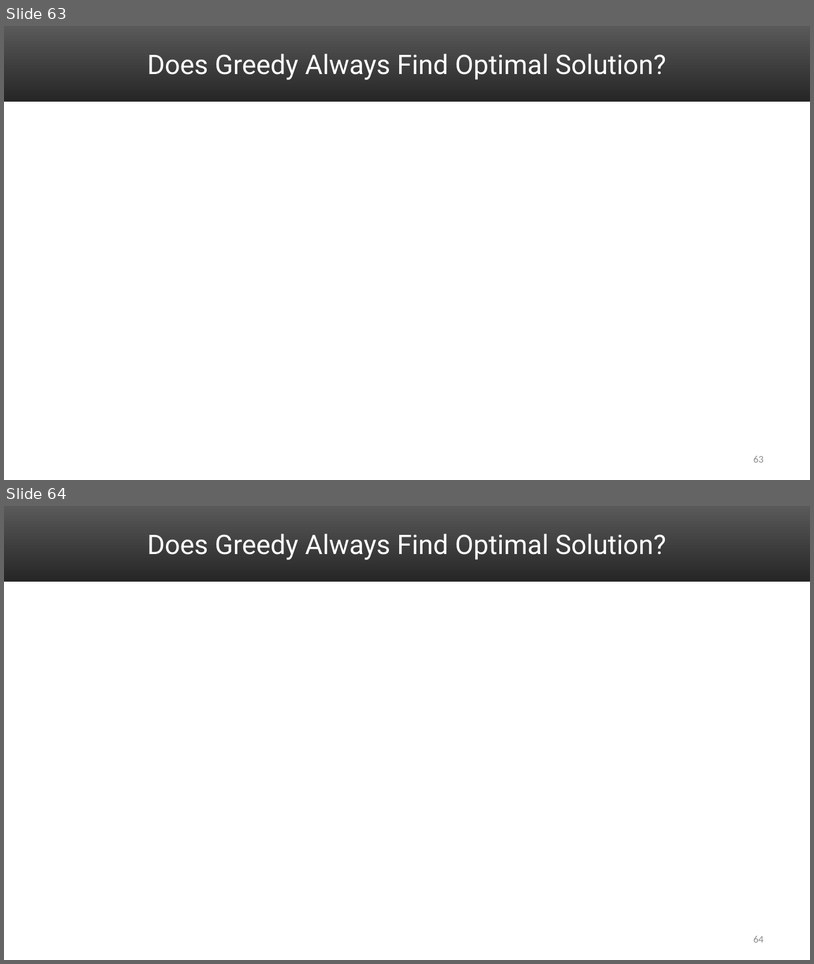
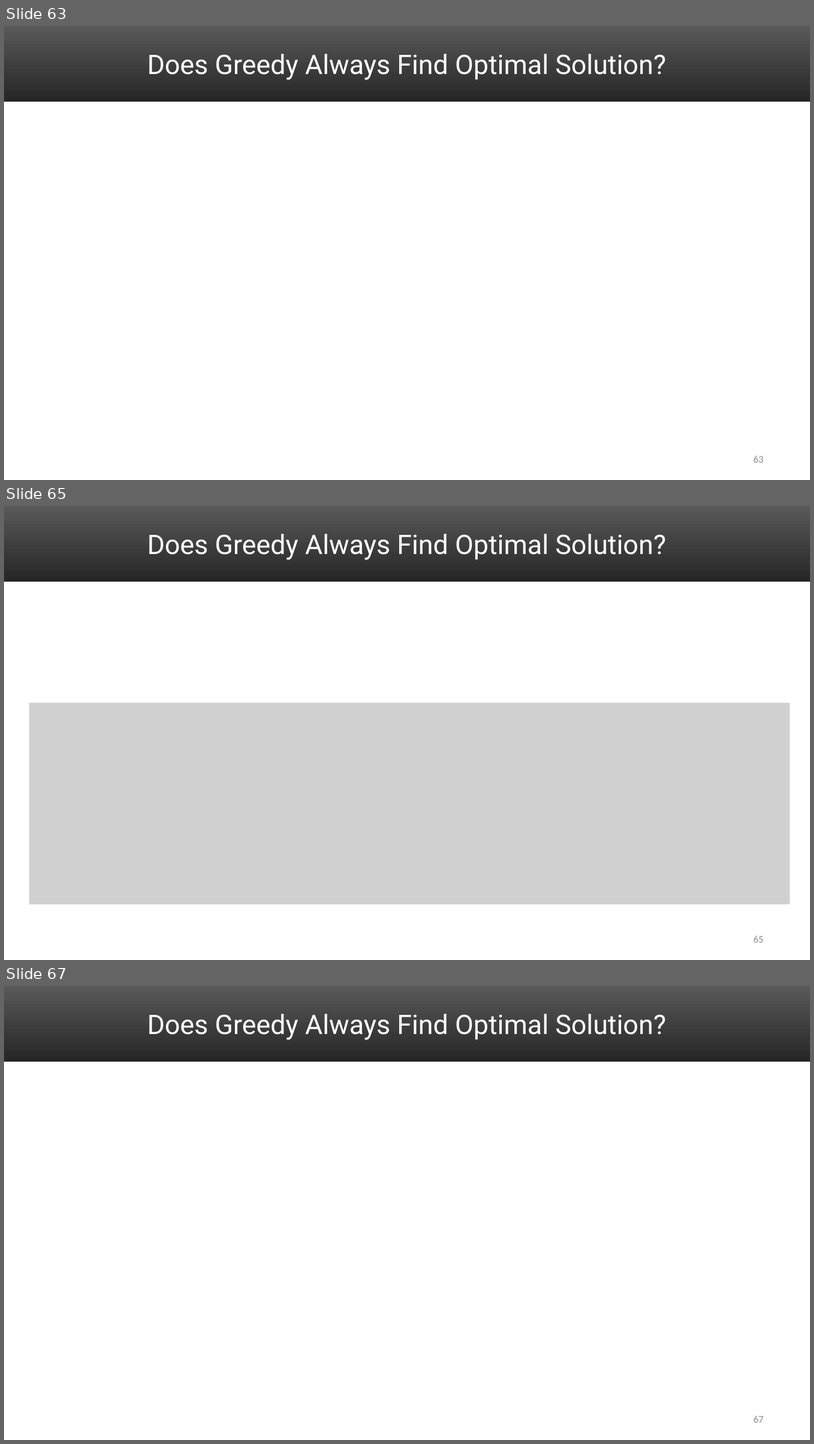
Before and after one commit to uva-cs/cs4102-f21, a slide deck: slides/GreedyAlgorithms_1.pptx. Shown one above the other, each under a label of ours: slides 63 and 64 before the commit, slides 63, 65 and 67 after it; the slides between them are not shown. The pictures are 814x964 and 814x1444 pixels, drawn with LibreOffice and Linux fonts; fonts in the diff are those of the drawing; grey boxes stand for pictures. Boxes give left, top, right and bottom in pixels: in the first picture for what was removed or moved away, otherwise in the second. Text is boxed around its words. In the diff, an @@ line names an element or a change of style, - is before the commit and + after.

```diff
--- a/slides/GreedyAlgorithms_1.pptx
+++ b/slides/GreedyAlgorithms_1.pptx
@@ slide 65 added at (4, 506, 810, 960), background #FFFFFF; not listed: 1 template element that a slide beside it also shows @@
@@ title added at (147, 534, 666, 560), 32 pt, text #FFFFFF @@
+Does Greedy Always Find Optimal Solution?
@@ picture added at (29, 703, 791, 904) @@
@@ page number added at (754, 936, 764, 942), 12 pt, text #8C8C8C @@
+65
@@ what was slide 64 is now slide 67 @@
@@ page number at (754, 1416, 764, 1422): text changed @@
-64
+67
```
Also in this commit, not shown: 2 other slides added.
